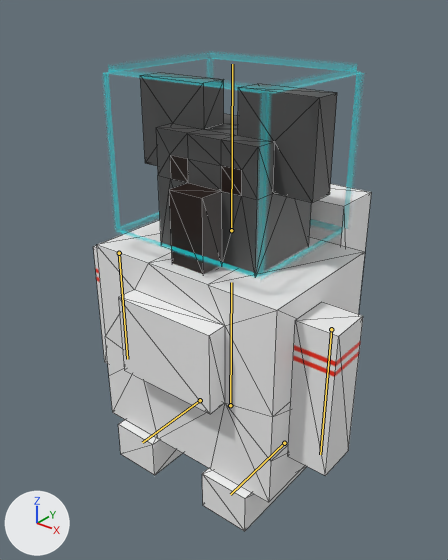
An edit to the Blender file project/GameResources/Models/ParentKoala/ParentKoala.blend, drawn before and after from the same camera.
Both versions are drawn from a camera (50 mm lens) standing at (1.144, -1.47, 1.093) and looking at (-0.013, -0.023, 0.196). Lighting does not change. The marker at lower left points along +X, +Y and +Z. The bones that bend it are drawn over the model as lines. Mesh edges are drawn as thin lines.

The first picture shows 'Arm'.
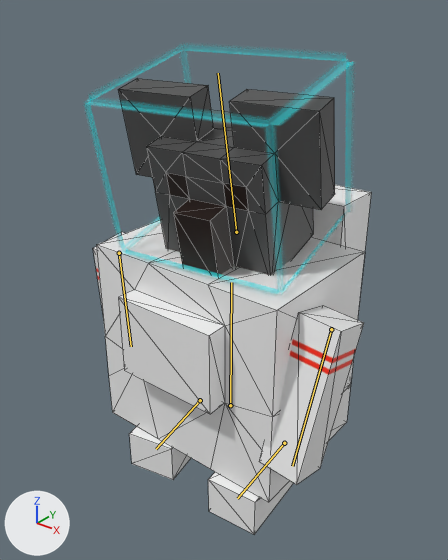
The newer file adds an action. The first version stands in its rest pose; the second is drawn at frame 8 of the action 'Flustered'.

Changed parts and their boxes (x1, y1, x2, y2) in the pictures (448 x 560 px):
'Arm', posed: before (93, 72, 371, 531); after (93, 78, 371, 534)
bone 'ボーン.001', root to tip: before (331, 329) to (320, 454); after (331, 329) to (292, 466)
bone 'ボーン.002', root to tip: before (119, 253) to (127, 359); after (119, 253) to (131, 346)
bone 'ボーン.003', root to tip: before (200, 400) to (142, 442); after (200, 400) to (156, 449)
bone 'ボーン.004', root to tip: before (284, 443) to (230, 494); after (284, 443) to (237, 498)
bone 'ボーン.005', root to tip: before (231, 230) to (232, 64); after (236, 232) to (218, 73)

The change in detail:
Bone 'ボーン.001' (bone_ボーン_001) turns from (0, 0, 0) to (-14, 1, 4) degrees about its own x, y and z.
Bone 'ボーン.002' (bone_ボーン_002) turns from (0, 0, 0) to (8, -1, 6) degrees about its own x, y and z.
Bone 'ボーン.003' (bone_ボーン_003) turns from (0, 0, 0) to (0, 0, 11) degrees about its own x, y and z.
Bone 'ボーン.004' (bone_ボーン_004) turns from (0, 0, 0) to (0, 0, 5) degrees about its own x, y and z.
Bone 'ボーン.005' (bone_ボーン_005) moves from (0.0, 0.0, 0.0) to (0.019, 0.0, 0.0).
Bone 'ボーン.005' (bone_ボーン_005) turns from (0, 0, 0) to (12, 7, 0) degrees about its own x, y and z.
